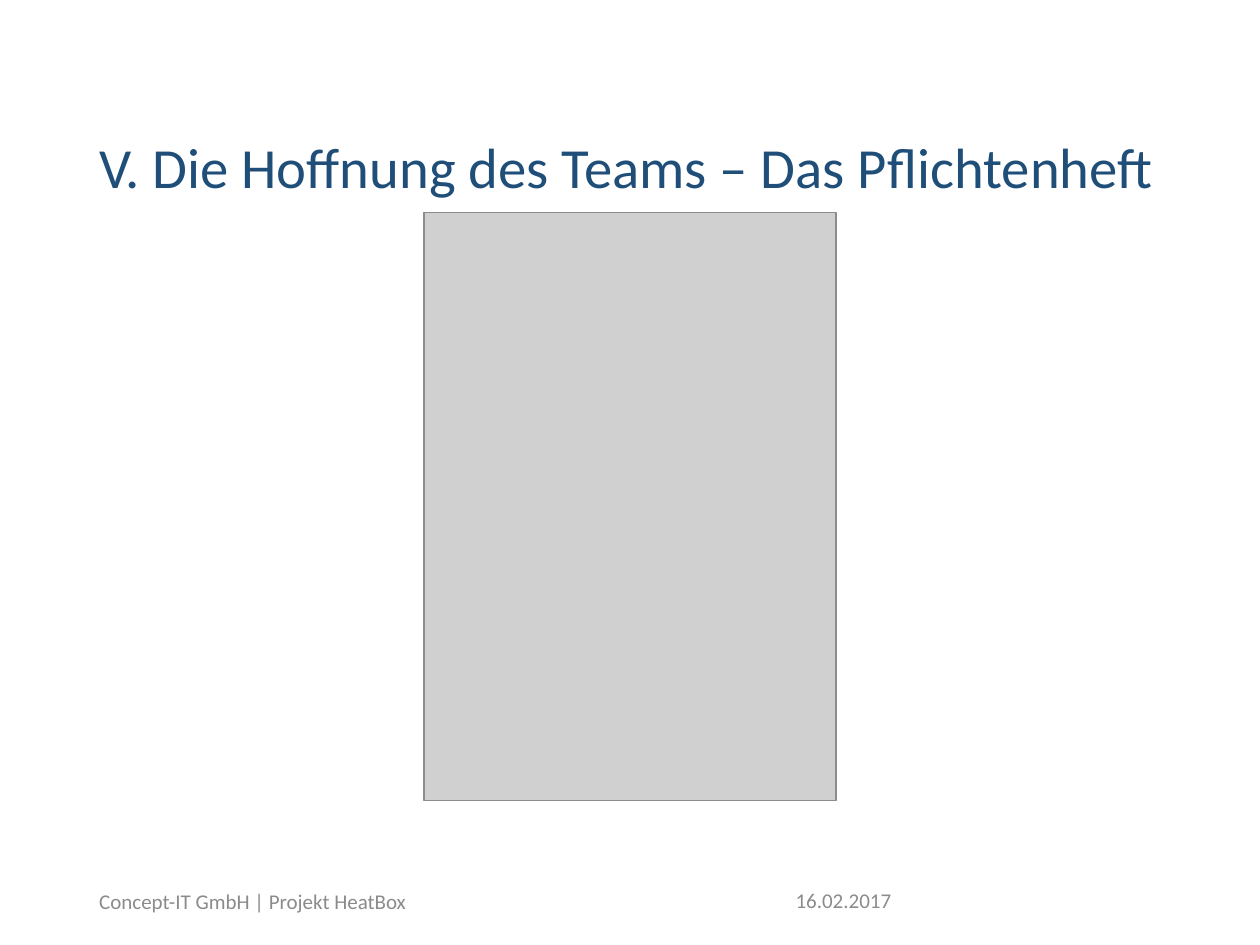
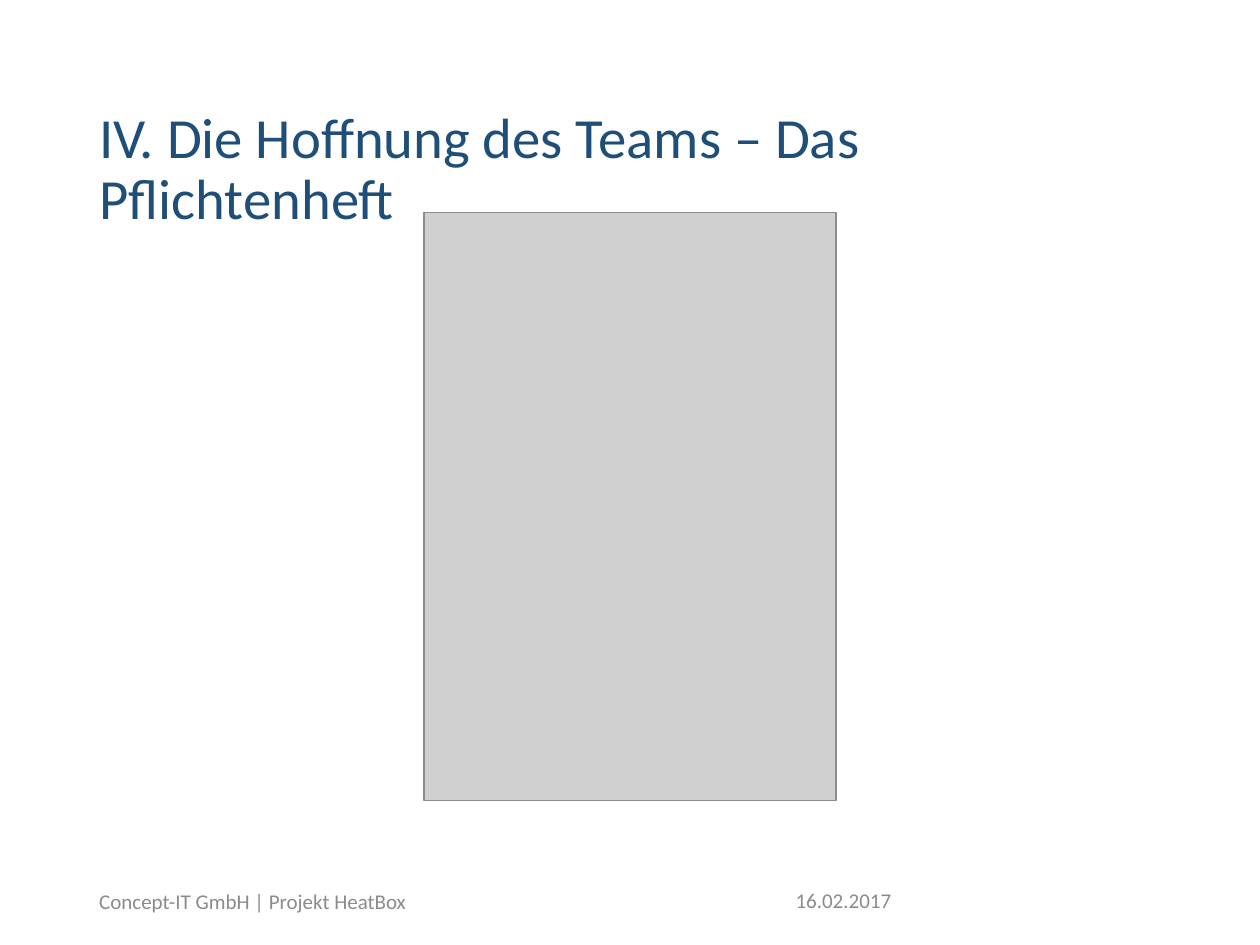
Before and after one commit to skern95/kerngeschaeft, a slide deck: slide 8 of PräsoHeatBoxDoku.pptx (slide 9 before the commit). Drawn at 1260x945 pixels with LibreOffice and Linux fonts; fonts in the diff are those of the drawing; grey boxes stand for pictures; background and template pictures are left out. Boxes give left, top, right and bottom in pixels: in the first picture for what was removed or moved away, otherwise in the second. Text is boxed around its words. In the diff, an @@ line names an element or a change of style, - is before the commit and + after.

```diff
--- a/PräsoHeatBoxDoku.pptx
+++ b/PräsoHeatBoxDoku.pptx
@@ title at (x1=99, y1=118, x2=859, y2=220): text changed @@
-V. Die Hoffnung des Teams – Das Pflichtenheft
+IV. Die Hoffnung des Teams – Das Pflichtenheft
```
Also in this commit, not shown: 4 other slides changed, 2 slides added.
